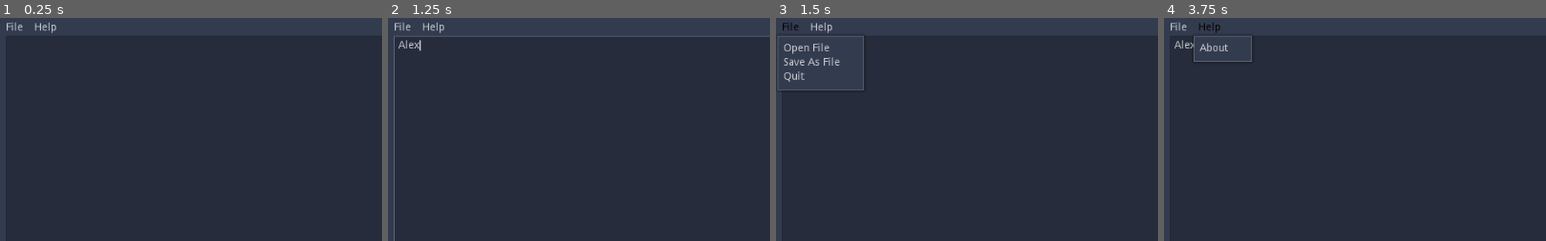
Above: before the commit, frames 1-4 (left to right).
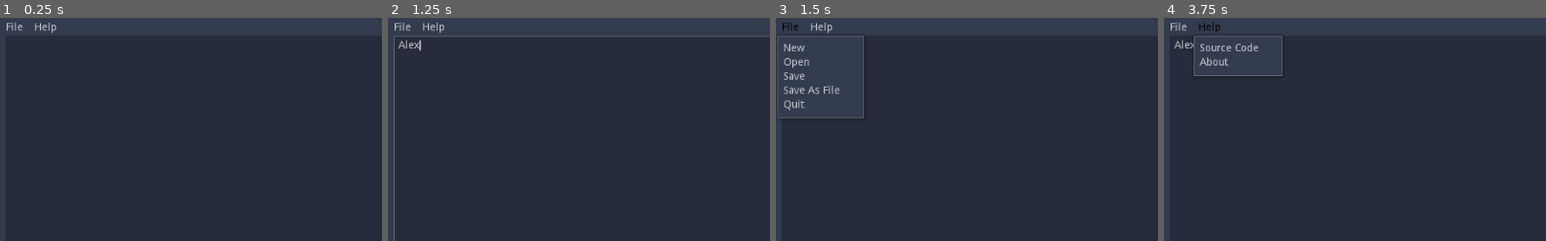
Above: after the commit, the same moments.

Repository: Aroy-Art/Godot-Text-Editor
Game: Godot game, scene res://Main.tscn
Two runs of this game, one before a commit and one after it. Both use one fixed random seed, a clock stepped at 60 frames per second and the inputs below.
Inputs (mouse positions are % of the whole screen's width and height, from its top left):
- Up to frame 1 (0.25 s): no input
- Up to frame 2 (1.25 s): click (50, 51) at 0.52 s; type "Alex" at 0.6 s
- Up to frame 3 (1.5 s): click "File" at 1.25 s
- Up to frame 4 (3.75 s): click "File" at 2 s; click "File" at 2.75 s; click "Help" at 3.5 s
The pictures show only the part of the screen within x 0-50%, y 0-50%; the shares and areas given below are measured in that part.

Frames 1-2 are identical in both runs. In frame 3, 1.3% of the frame differs, in the area x 0-23%, y 11-45%; in frame 4, 0.8%.

Commit message:
Added save function(Not Save as)

Diff:
--- a/Main.gd
+++ b/Main.gd
@@ -1,51 +1,84 @@
 extends Control
 
+var app_name = "Text Editor"
+var current_file = "Untitled"
+
 func _ready():
-	$MenuButtonFile.get_popup().add_item("Open File")
+	OS.set_window_title(app_name + " - " + current_file)
+	$MenuButtonFile.get_popup().add_item("New")
+	$MenuButtonFile.get_popup().add_item("Open")
+	$MenuButtonFile.get_popup().add_item("Save")
 	$MenuButtonFile.get_popup().add_item("Save As File")
 	$MenuButtonFile.get_popup().add_item("Quit")
 
 	$MenuButtonFile.get_popup().connect("id_pressed", self, "_on_item_file_pressed")
 
+	$MenuButtonHelp.get_popup().add_item("Source Code")
 	$MenuButtonHelp.get_popup().add_item("About")
 
 	$MenuButtonHelp.get_popup().connect("id_pressed", self, "_on_item_help_pressed")
 
 func _on_item_file_pressed(id):
 	var item_name = $MenuButtonFile.get_popup().get_item_text(id)
-	if item_name == 'Open File':
+	if item_name == 'New':
+		new_file()
+	elif item_name == 'Open':
 		$OpenFileDialog.popup()
-
+	elif item_name == 'Save':
+		save_file()
 	elif item_name == 'Save As File':
 		$SaveFileDialog.popup()
-
 	elif item_name == 'Quit':
 		get_tree().quit()
-
 	print(item_name + " pressed")
 
 func _on_item_help_pressed(id):
 	var item_name = $MenuButtonHelp.get_popup().get_item_text(id)
 	if item_name == 'About':
 		$AboutDialog.popup()
-
+	elif item_name == 'Source Code':
+		OS.shell_open("https://github.com/EDUDD22/Godot-Text-Editor")
 	print(item_name + " pressed")
 
+#Updateing the window title
+func update_window_title():
+	OS.set_window_title(app_name + " - " + current_file)
+
+func new_file():
+	current_file = "Untitled"
+	update_window_title()
+	$TextEdit.text = ''
+
+func save_file():
+	var path = current_file
+	if path == 'Untitled':
+		$SaveFileDialog.popup()
+	else:
+		print(path)
+		var f = File.new()
+		f.open(path, 2)
+		f.store_string($TextEdit.text)
+		current_file = path
+		f.close()
+		update_window_title()
 
 func _on_OpenFileDialog_file_selected(path):
 	print(path)
 	var f =File.new()
 	f.open(path, 1)
 	$TextEdit.text = f.get_as_text()
+	current_file = path
 	f.close()
+	update_window_title()
 
 func _on_SaveFileDialog_file_selected(path):
 	print(path)
 	var f = File.new()
 	f.open(path, 2)
 	f.store_string($TextEdit.text)
+	current_file = path
 	f.close()
-
+	update_window_title()
 
 func _on_Button_About_Ok_pressed():
 	$AboutDialog.hide()
--- a/Main.tscn
+++ b/Main.tscn
@@ -33,32 +33,38 @@
 }
 
 [node name="OpenFileDialog" type="FileDialog" parent="."]
-anchor_left = 0.5
-anchor_top = 0.5
-anchor_right = 0.5
-anchor_bottom = 0.5
-margin_left = -384.0
-margin_top = -212.0
-margin_right = 384.0
-margin_bottom = 212.0
+anchor_left = 0.125
+anchor_top = 0.147
+anchor_right = 0.875
+anchor_bottom = 0.84
+margin_top = -0.199997
+margin_right = -6.10352e-05
+margin_bottom = 7.99997
 window_title = "Open a File"
+resizable = true
 mode = 0
+access = 2
+current_dir = "/run/media/edudd22/Development/Godot_Engine/2D/Godot-Text-Editor"
 current_file = "default_env.tres"
-current_path = "res://default_env.tres"
+current_path = "/run/media/edudd22/Development/Godot_Engine/2D/Godot-Text-Editor/default_env.tres"
 __meta__ = {
 "_edit_use_anchors_": false
 }
 
 [node name="SaveFileDialog" type="FileDialog" parent="."]
-anchor_left = 0.5
-anchor_top = 0.5
-anchor_right = 0.5
-anchor_bottom = 0.5
-margin_left = -358.0
-margin_top = -172.5
-margin_right = 358.0
-margin_bottom = 172.5
+anchor_left = 0.125
+anchor_top = 0.147
+anchor_right = 0.875
+anchor_bottom = 0.853
+margin_top = -0.199997
+margin_right = -6.10352e-05
+margin_bottom = 0.199982
 window_title = "Save As File"
+resizable = true
+access = 2
+current_dir = "/run/media/edudd22/Development/Godot_Engine/2D/Godot-Text-Editor"
+current_file = "default_env.tres"
+current_path = "/run/media/edudd22/Development/Godot_Engine/2D/Godot-Text-Editor/default_env.tres"
 __meta__ = {
 "_edit_use_anchors_": false
 }
